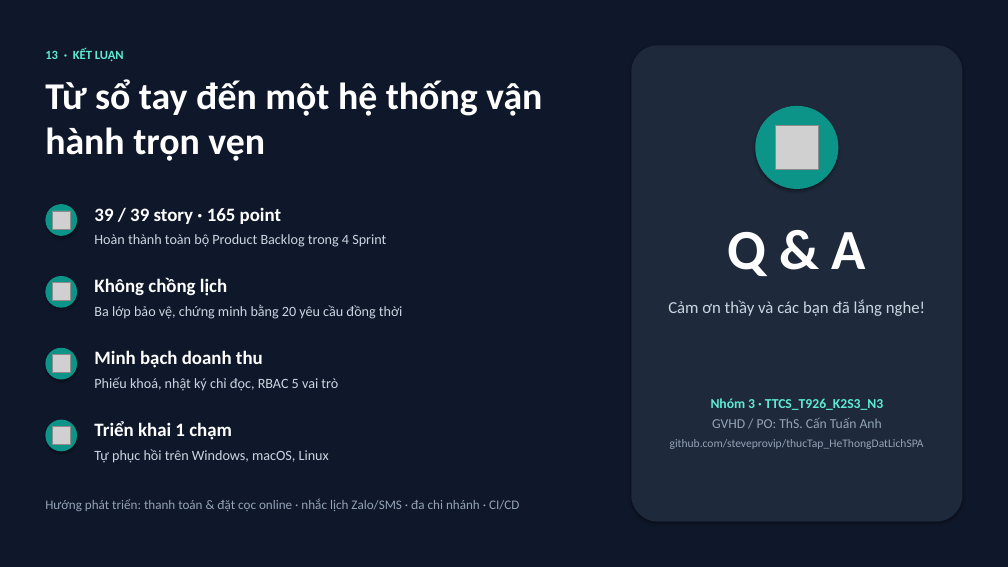
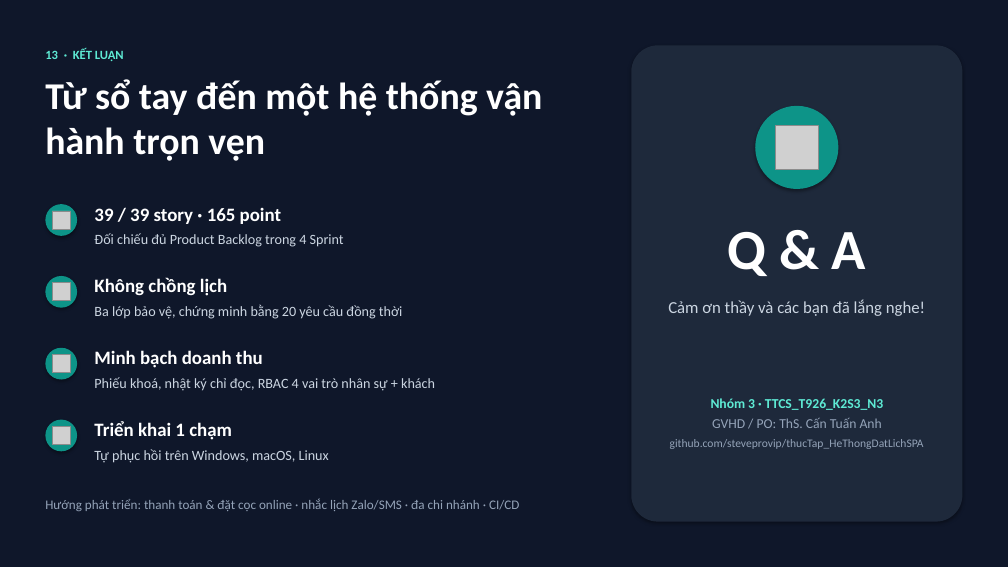
Before and after one commit to steveprovip/thucTap_HeThongDatLichSPA, a slide deck: slide 13 of docs/Slide_Bao_Cao_He_Thong_Dat_Lich_Salon_Spa.pptx. Drawn at 1008x567 pixels with LibreOffice and Linux fonts; fonts in the diff are those of the drawing; grey boxes stand for pictures. Boxes give left, top, right and bottom in pixels: in the first picture for what was removed or moved away, otherwise in the second. Text is boxed around its words. In the diff, an @@ line names an element or a change of style, - is before the commit and + after.

```diff
--- a/docs/Slide_Bao_Cao_He_Thong_Dat_Lich_Salon_Spa.pptx
+++ b/docs/Slide_Bao_Cao_He_Thong_Dat_Lich_Salon_Spa.pptx
@@ text at <box>94,233,344,247</box>: text changed @@
-Hoàn thành toàn bộ Product Backlog trong 4 Sprint
+Đối chiếu đủ Product Backlog trong 4 Sprint
@@ text at <box>94,377,435,391</box>: text changed @@
-Phiếu khoá, nhật ký chỉ đọc, RBAC 5 vai trò
+Phiếu khoá, nhật ký chỉ đọc, RBAC 4 vai trò nhân sự + khách
```
Also in this commit, not shown: 2 other slides changed, 5 other files.
